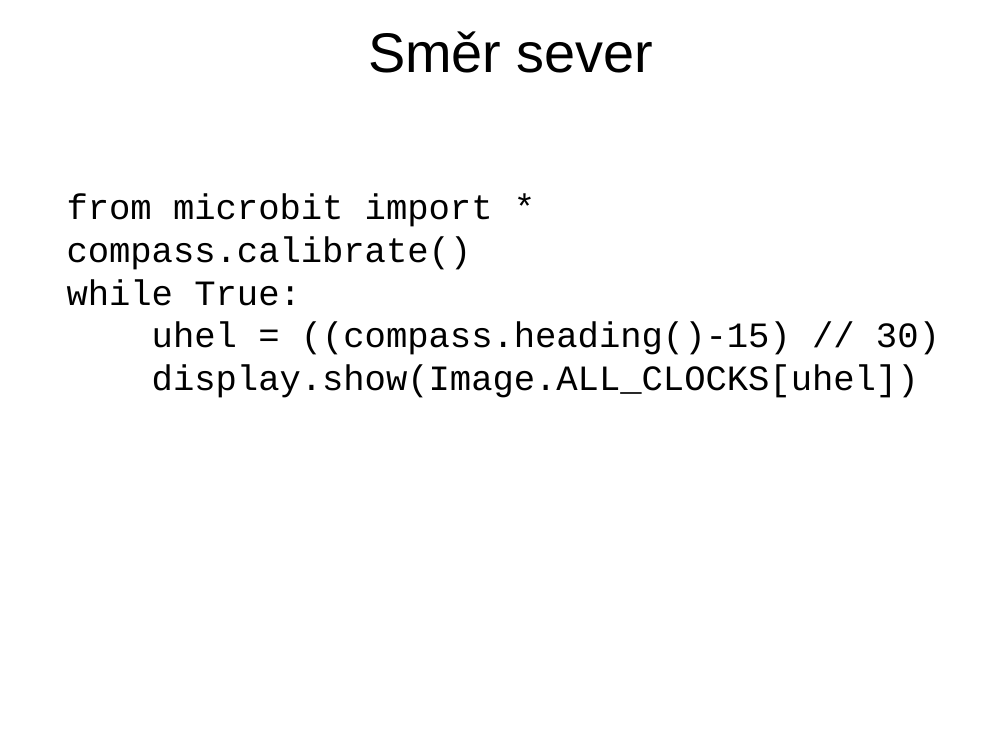
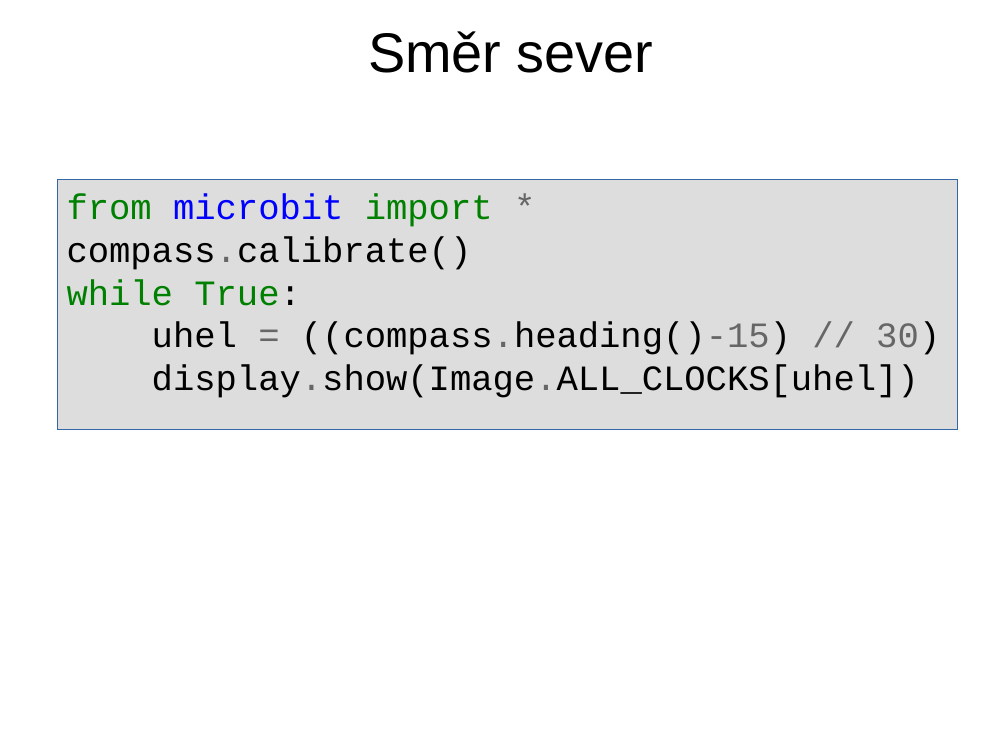
Before and after one commit to jipech/PRIM-microbit, a slide deck: slide 5 of 04-Poloha/01_Pro_ucitele/Prezentace/43-kompass.pptx. Drawn at 1008x756 pixels with LibreOffice and Linux fonts; fonts in the diff are those of the drawing; background and template pictures are left out. Boxes give left, top, right and bottom in pixels: in the first picture for what was removed or moved away, otherwise in the second. Text is boxed around its words. In the diff, an @@ line names an element or a change of style, - is before the commit and + after.

```diff
--- a/04-Poloha/01_Pro_ucitele/Prezentace/43-kompass.pptx
+++ b/04-Poloha/01_Pro_ucitele/Prezentace/43-kompass.pptx
@@ rectangle "from microbit import *": place and size @@
-rectangle "from microbit import *" at (67,194,940,398)
+rectangle "from microbit import *" at (58,179,958,429)
@@ rectangle "from microbit import *" at (58,179,958,429): text colour #000000 to #008000 in "from import", "while True:"; text colour #000000 to #0000FF in "microbit"; text colour #000000 to #666666 in "*", "compass.calibrate()", "= ((compass.heading()-15) // 30)", "display.show(Image.ALL_CLOCKS[uhel])"; fill none to #DDDDDD; outline none to #3465A4 0.75 pt @@
```
Also in this commit, not shown: 3 other slides changed, 41 other files.
